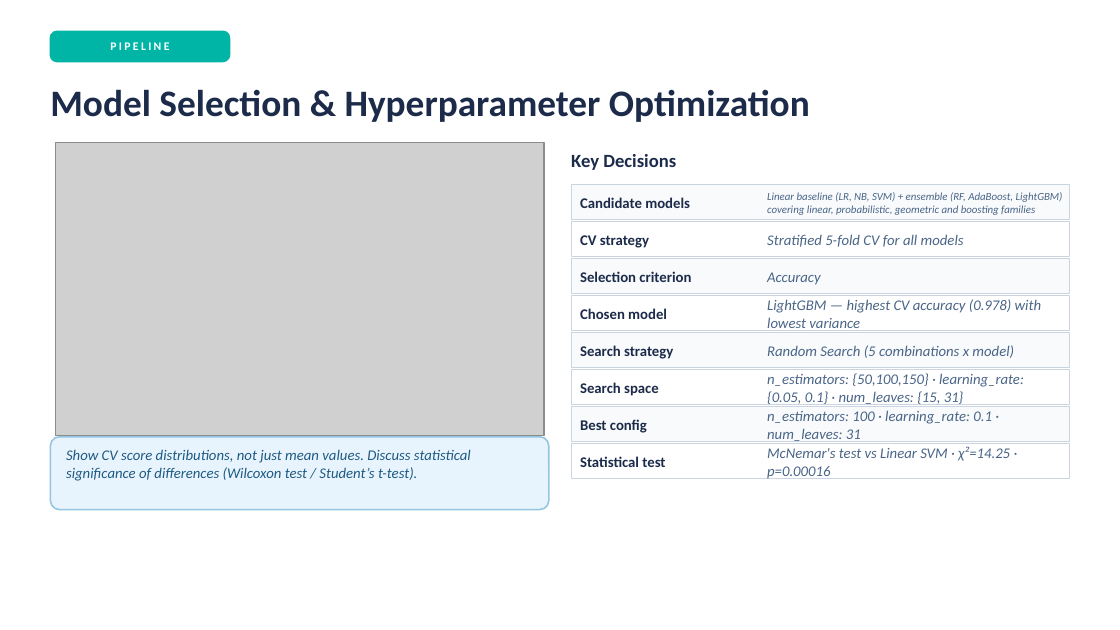
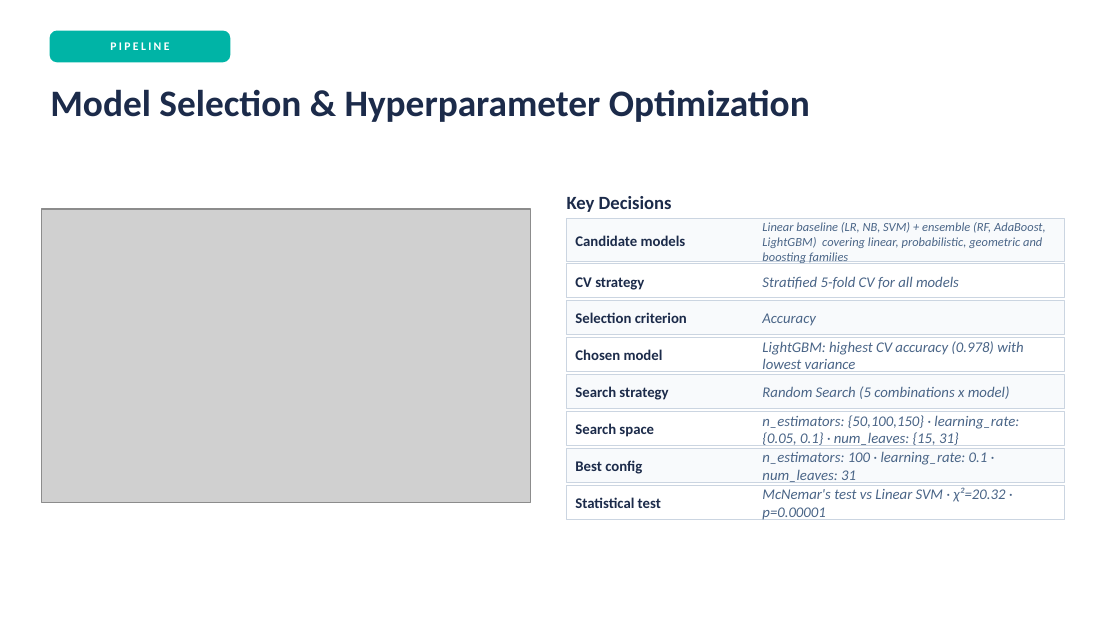
Before and after one commit to jackomazi/data-mining-and-machine-learning-project, a slide deck: slide 8 of project_presentation_template.pptx (slide 9 before the commit). Drawn at 1120x630 pixels with LibreOffice and Linux fonts; fonts in the diff are those of the drawing; grey boxes stand for pictures. Boxes give left, top, right and bottom in pixels: in the first picture for what was removed or moved away, otherwise in the second. Text is boxed around its words. In the diff, an @@ line names an element or a change of style, - is before the commit and + after.

```diff
--- a/project_presentation_template.pptx
+++ b/project_presentation_template.pptx
@@ picture: place and size @@
-picture at box(55, 142, 543, 436)
+picture at box(41, 209, 530, 503)
@@ rectangle: place and size @@
-rectangle at box(571, 185, 1070, 220)
+rectangle at box(567, 218, 1065, 261)
@@ text "Candidate models": place and size @@
-text "Candidate models" at box(580, 197, 690, 208)
+text "Candidate models" at box(575, 235, 686, 246)
@@ text "Linear baseline (LR, NB, SVM) ..." at box(762, 222, 1046, 264): size 7 to 8 pt @@
@@ text at box(762, 341, 1023, 372): text changed @@
-LightGBM — highest CV accuracy (0.978) with lowest variance
+LightGBM: highest CV accuracy (0.978) with lowest variance
@@ rounded rectangle removed at box(50, 437, 549, 510) @@
@@ text removed at box(66, 449, 471, 481) @@
-Show CV score distributions, not just mean values. Discuss statistical significance of differences (Wilcoxon test / Student’s t-test).
@@ 14 texts, 7 rectangles: place and size @@
-14 texts, 7 rectangles at box(571, 154, 1070, 478)
+14 texts, 7 rectangles at box(567, 196, 1065, 520)
@@ text at box(762, 487, 1005, 520): text changed @@
-McNemar's test vs Linear SVM · χ²=14.25 · p=0.00016
+McNemar's test vs Linear SVM · χ²=20.32 · p=0.00001
```
Also in this commit, not shown: 11 other slides changed, 1 slide removed, 1 other file.
